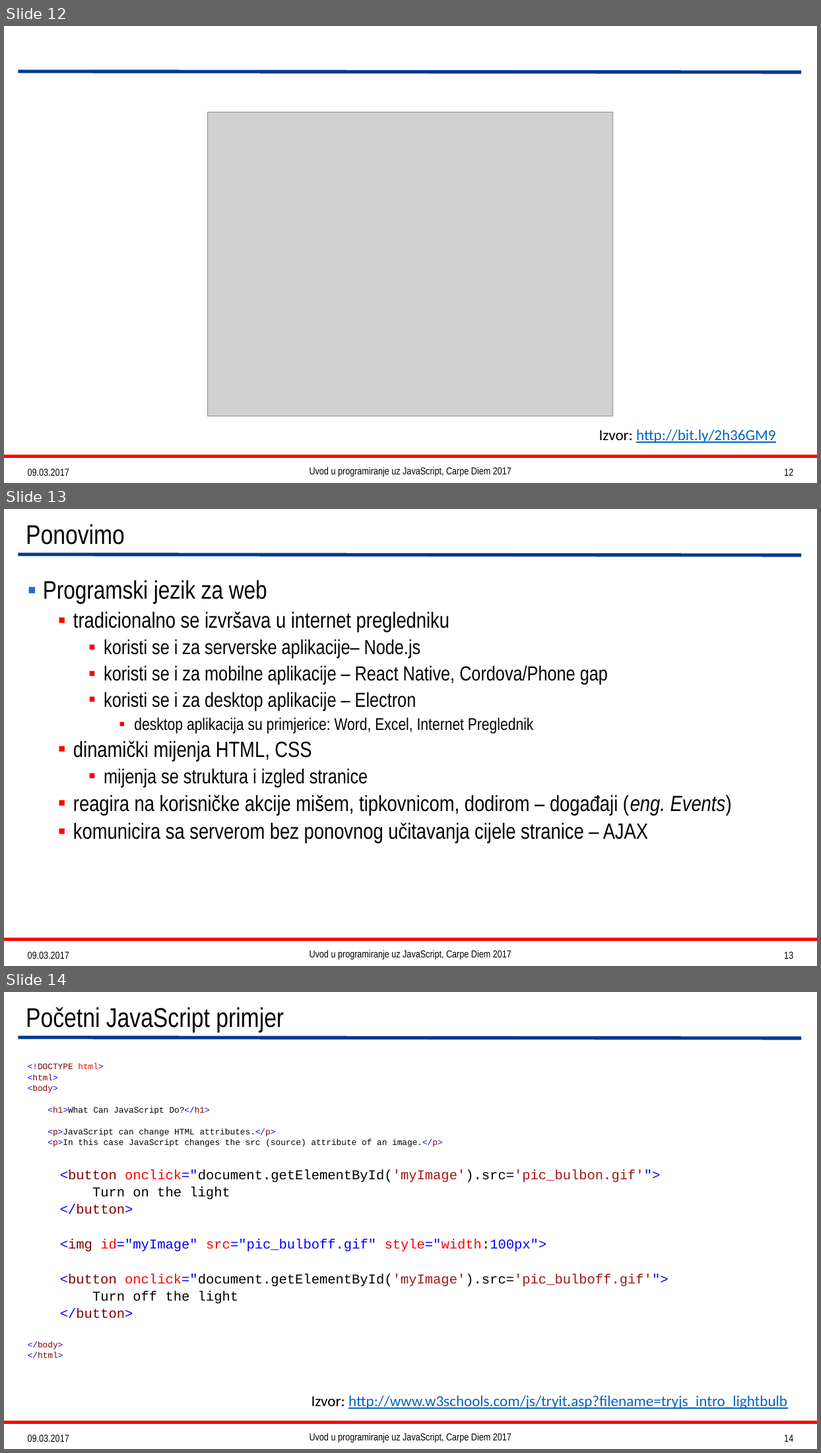
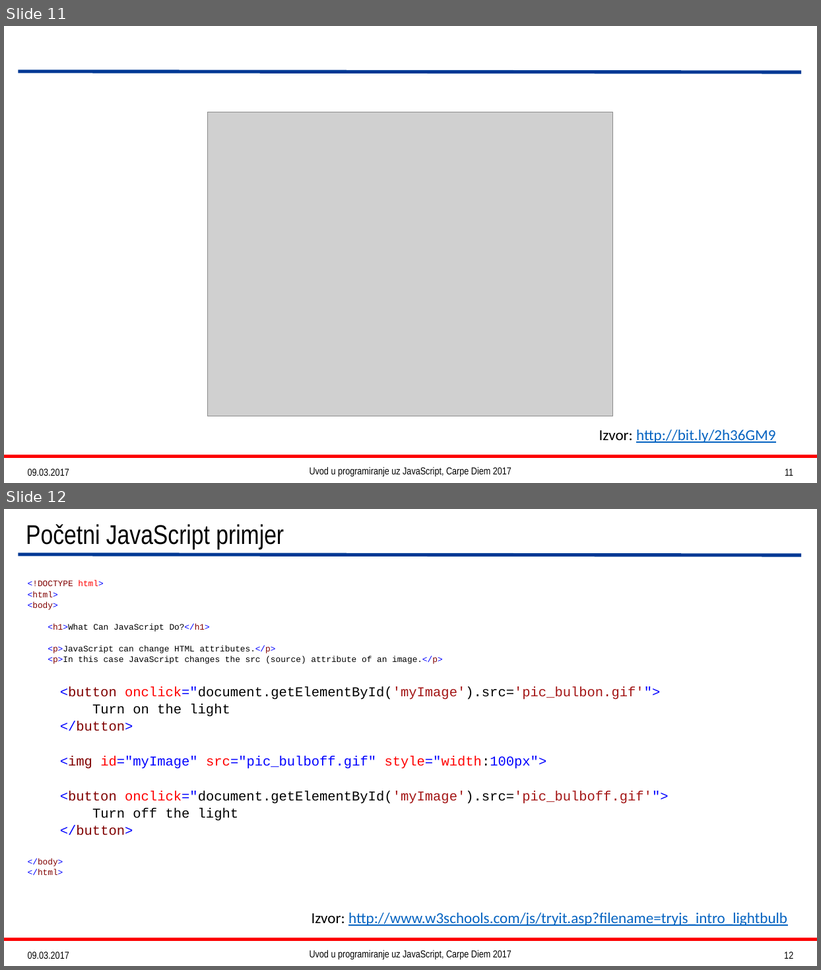
Before and after one commit to Fosna/cd-js-2017, a slide deck: JavaScriptTheBeginning.pptx. Shown one above the other, each under a label of ours: slides 12, 13 and 14 before the commit, slides 11 and 12 after it. The pictures are 821x1453 and 821x970 pixels, drawn with LibreOffice and Linux fonts; fonts in the diff are those of the drawing; grey boxes stand for pictures. Boxes give left, top, right and bottom in pixels: in the first picture for what was removed or moved away, otherwise in the second. Text is boxed around its words. In the diff, an @@ line names an element or a change of style, - is before the commit and + after.

```diff
--- a/JavaScriptTheBeginning.pptx
+++ b/JavaScriptTheBeginning.pptx
@@ slide 13 removed at (4, 509, 817, 966), background #FFFFFF; not listed: 2 template elements that a slide beside it also shows @@
@@ title removed at (26, 524, 125, 545) @@
-Ponovimo
@@ text removed at (43, 580, 732, 844) @@
-▪ Programski jezik za web
-  ▪ tradicionalno se izvršava u internet pregledniku
-    ▪ koristi se i za serverske aplikacije– Node.js
-    ▪ koristi se i za mobilne aplikacije – React Native, Cordova/Phone gap
-    ▪ koristi se i za desktop aplikacije – Electron
-      ▪ desktop aplikacija su primjerice: Word, Excel, Internet Preglednik
-  ▪ dinamički mijenja HTML, CSS
-    ▪ mijenja se struktura i izgled stranice
-  ▪ reagira na korisničke akcije mišem, tipkovnicom, dodirom – događaji (eng. Events)
-  ▪ komunicira sa serverom bez ponovnog učitavanja cijele stranice – AJAX
@@ text removed at (28, 952, 69, 959) @@
-09.03.2017
@@ text removed at (310, 951, 512, 960) @@
-Uvod u programiranje uz JavaScript, Carpe Diem 2017
@@ page number removed at (784, 952, 793, 959) @@
-13
@@ what was slide 12 is now slide 11 @@
@@ page number at (785, 469, 793, 476): text changed @@
-12
+11
@@ what was slide 14 is now slide 12 @@
@@ page number at (784, 952, 793, 959): text changed @@
-14
+12
```
Also in this commit, not shown: 2 slides changed, 1 other slide removed.
